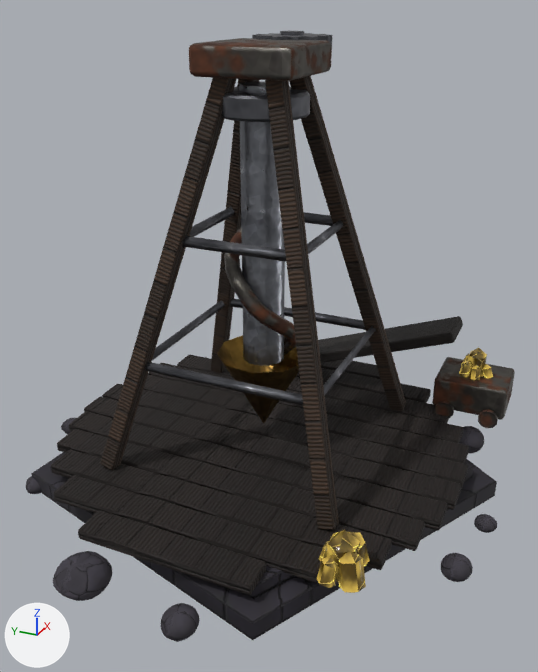
The glTF model unity/Kernwacht_Unity/Assets/Kernwacht/Models/tower/deepdrill.glb, before and after one commit.
Rendered twice from a 50 mm camera at (-2.35, -1.08, 1.77) aimed at (-0.08, -0.06, 0.63). Lighting does not change. The marker at lower left points along +X, +Y and +Z. The picture after the commit comes second. Where no turn or scale is listed for an object, it has been applied to the vertices. Vertices at exactly the same position are counted once.

The older version as bpy lines, for what is in view:
```python
me_base = bpy.data.meshes.new('Base')
me_base.from_pydata(...)  # 3137 vertices, 6008 faces; spans x -0.96..0.92, y -0.94..0.95, z -0.04..1.65
# faces by material slot: [40, 3200, 1296, 432, 292, 376, 108, 264]
me_base.materials.append(mat_stone_dark)
me_base.materials.append(mat_rock)
me_base.materials.append(mat_wood_black)
me_base.materials.append(mat_wood)
me_base.materials.append(mat_iron)
me_base.materials.append(mat_iron_rust)
me_base.materials.append(mat_leather_black)
me_base.materials.append(mat_crystal_gold)
me_drill = bpy.data.meshes.new('Drill')
me_drill.from_pydata(...)  # 181 vertices, 324 faces; spans x -0.176..0.176, y -0.179..0.179, z -0.4..0.9
# faces by material slot: [48, 10, 96, 170]
me_drill.materials.append(mat_steel)
me_drill.materials.append(mat_gold)
me_drill.materials.append(mat_iron)
me_drill.materials.append(mat_iron_rust)
ob_base = bpy.data.objects.new('Base', me_base)
ob_base.parent = ob_deepdrill
ob_base.location = (0.0, 0.0, 0.0)
ob_drill = bpy.data.objects.new('Drill', me_drill)
ob_drill.location = (0.0, 0.0, 0.6)
```
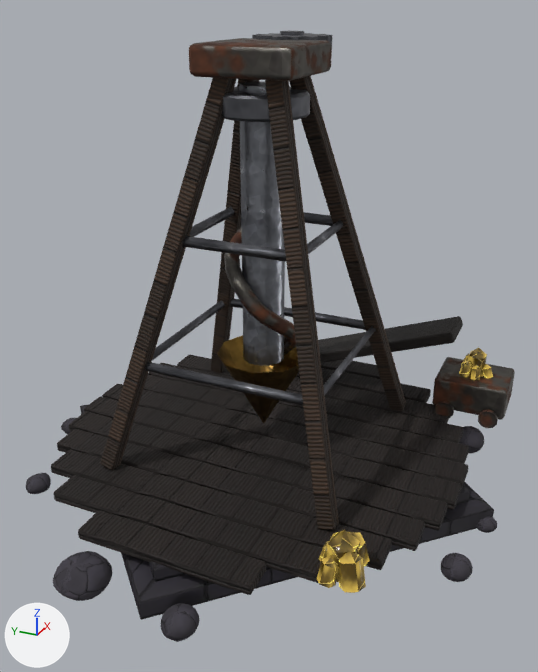
The change, as JSON lines over the scene's bpy script:
```json
{"block": "me_base", "where": "me_base.from_pydata(...)  # 3137 vertices, 6008 faces; spans x -0.96..0.92, y -0.94..0.95, z -0.04..1.65"}
{"block": "me_base", "where": "# used by ob_base; parent = ob_deepdrill; location = (0.0, 0.0, 0.0)"}
{"block": "me_base", "change": "me_base part 1: 20 of 3137 vertices moved; they spanned x -0.85..0.65, y -0.9..0.76, z 0.0..0.12 and now span x -0.92..0.92, y -0.92..0.92, z 0.0..0.12; mean shift (0.13, -0.04, 0.0); largest move (0.65, 0.65, 0.0) -> (0.92, 0.0, 0.0)"}
```

Boxes (x1, y1, x2, y2) around the edits, measured in the pictures (538 x 672 px; the box of a moved part takes in the faces that stretch with it):
```json
{"part": 1, "of": "me_base", "change": "moved or reshaped", "before": [31, 357, 497, 640], "after": [80, 404, 494, 620]}
```
